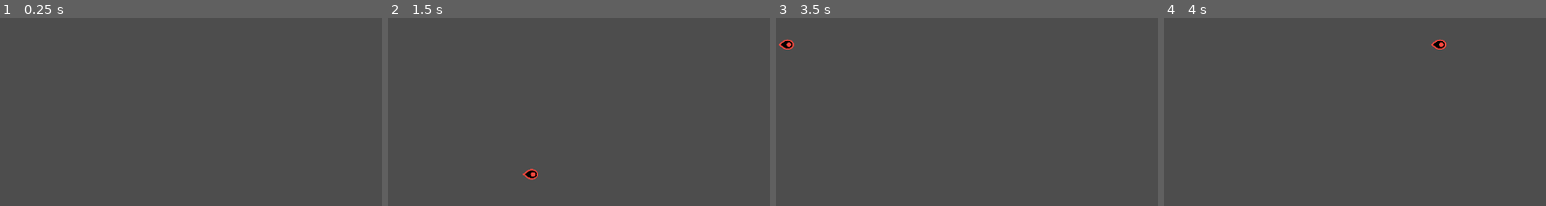
Above: before the commit, frames 1-4 (left to right).
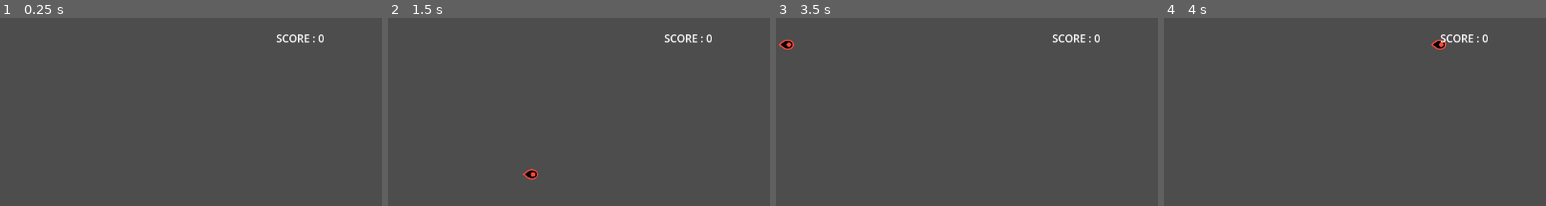
Above: after the commit, the same moments.

Repository: rjssiddl99-ux/linux-invader
Game: Godot game, scene res://main.tscn
The game is run twice, just before and just after one commit, with the same random seed, the same clock (stepped at 60 frames per second) and the same inputs.
Inputs:
- Up to frame 1 (0.25 s): no input
- Up to frame 2 (1.5 s): tap Enter at 0.5 s; hold Up (up) 0.53-1.28 s; tap J (shot) at 0.6, 1.35 s; hold Down (down) from 1.28 s (still down)
- Up to frame 3 (3.5 s): release Down (down) at 2.03 s; hold Up (up) from 2.03 s (still down); tap J (shot) at 2.1, 2.85 s
- Up to frame 4 (4 s): release Up (up) at 3.53 s; hold Down (down) from 3.53 s (still down); tap J (shot) at 3.6 s
The pictures show only the part of the screen within x 50-100%, y 0-50%; the shares and areas given below are measured in that part.

The runs differ from the first frame. In frame 1, 0.3% of the frame differs, in the area x 72-85%, y 8-14%; in frame 2, 0.3%; in frame 3, 0.3%; in frame 4, 0.3%.

Commit message:
Reset main branch and add ScoreManager system

Diff:
--- a/enemy.gd
+++ b/enemy.gd
@@ -46,6 +46,9 @@
 		die()
 
 func die():
+	# 주소창(get_node) 없이 싱글톤 이름으로 바로 점수를 올립니다.
+	ScoreManager.add_score(100)
+
 	queue_free()
 
 func _on_hitbox_body_entered(body: Node2D) -> void:
--- a/enemy_dash.gd
+++ b/enemy_dash.gd
@@ -52,6 +52,9 @@
 		die()
 
 func die():
+	# 주소창(get_node) 없이 싱글톤 이름으로 바로 점수를 올립니다.
+	ScoreManager.add_score(150)
+
 	queue_free()
 
 func _on_hitbox_body_entered(body: Node2D) -> void:
--- a/enemy_shotgun.gd
+++ b/enemy_shotgun.gd
@@ -52,6 +52,9 @@
 		die()
 
 func die():
+	# 주소창(get_node) 없이 싱글톤 이름으로 바로 점수를 올립니다.
+	ScoreManager.add_score(200)
+
 	queue_free()
 
 func _on_hitbox_body_entered(body: Node2D) -> void:
--- a/main.tscn
+++ b/main.tscn
@@ -6,6 +6,8 @@
 [ext_resource type="Script" uid="uid://c2d8ogwbkvyy8" path="res://enemy_spawner.gd" id="4_1bvp3"]
 [ext_resource type="PackedScene" uid="uid://ujdfg50v1kax" path="res://enemy_shotgun.tscn" id="5_lquwl"]
 [ext_resource type="PackedScene" uid="uid://b4266ugkdkf8a" path="res://enemy_dash.tscn" id="6_7mycd"]
+[ext_resource type="Script" uid="uid://bx7y76x4sq6vg" path="res://score_manager.gd" id="7_272bh"]
+[ext_resource type="Script" uid="uid://dttexqscl1shi" path="res://score_label.gd" id="8_5vw27"]
 
 [sub_resource type="RectangleShape2D" id="RectangleShape2D_1bvp3"]
 size = Vector2(52, 32)
@@ -34,8 +36,17 @@
 enemy_scenes = Array[PackedScene]([ExtResource("2_1bvp3"), ExtResource("5_lquwl"), ExtResource("6_7mycd")])
 
 [node name="CanvasLayer" type="CanvasLayer" parent="." unique_id=1513360273]
+script = ExtResource("7_272bh")
 
 [node name="HeartContainer" type="HBoxContainer" parent="CanvasLayer" unique_id=413324462]
 unique_name_in_owner = true
 offset_right = 40.0
 offset_bottom = 40.0
+
+[node name="ScoreLabel" type="Label" parent="CanvasLayer" unique_id=1096621620]
+offset_left = 996.0
+offset_top = 19.0
+offset_right = 1036.0
+offset_bottom = 42.0
+horizontal_alignment = 2
+script = ExtResource("8_5vw27")
--- a/player.gd
+++ b/player.gd
@@ -66,3 +66,9 @@
 func die():
 	print("게임 오버!")
 	get_tree().call_deferred("reload_current_scene")
+
+	# 플레이어가 죽는 순간 터미널 출력 + 점수 초기화 실행!
+	ScoreManager.reset_score()
+
+	# 기존에 있던 캐릭터 삭제나 게임오버 씬 전환 코드
+	queue_free()
--- a/project.godot
+++ b/project.godot
@@ -14,6 +14,10 @@
 run/main_scene="uid://b7tjh0cogfs6v"
 config/features=PackedStringArray("4.6", "Forward Plus")
 config/icon="res://icon.svg"
+
+[autoload]
+
+ScoreManager="*uid://bx7y76x4sq6vg"
 
 [display]
 
--- /dev/null
+++ b/score_label.gd
@@ -0,0 +1,6 @@
+extends Label
+
+func _ready():
+	# 게임이 켜지자마자 싱글톤 매니저에게 '나(self)'를 배달 주소로 등록합니다.
+	ScoreManager.score_label = self
+	ScoreManager.update_ui()
--- /dev/null
+++ b/score_manager.gd
@@ -0,0 +1,25 @@
+extends Node
+
+var score : int = 0
+var score_label : Label = null
+
+func add_score(amount : int):
+	score += amount
+	update_ui()
+
+func update_ui():
+	if score_label != null:
+		score_label.text = "SCORE : " + str(score)
+
+# ─── 여기부터 새로 추가할 코드 ───
+
+## 점수를 출력하고 0점으로 리셋하는 함수
+func reset_score():
+	# 1. 고도 엔진 터미널(Output 창)에 최종 스코어 출력
+	print("━━━━━━━━━━━━━━━━━━━━━━━━━━━━━━")
+	print("🎮 GAME OVER - 최종 스코어: ", score)
+	print("━━━━━━━━━━━━━━━━━━━━━━━━━━━━━━")
+
+	# 2. 점수 0으로 초기화 및 UI 업데이트
+	score = 0
+	update_ui()
Not shown, added: score_label.gd.uid
Not shown, added: score_manager.gd.uid
